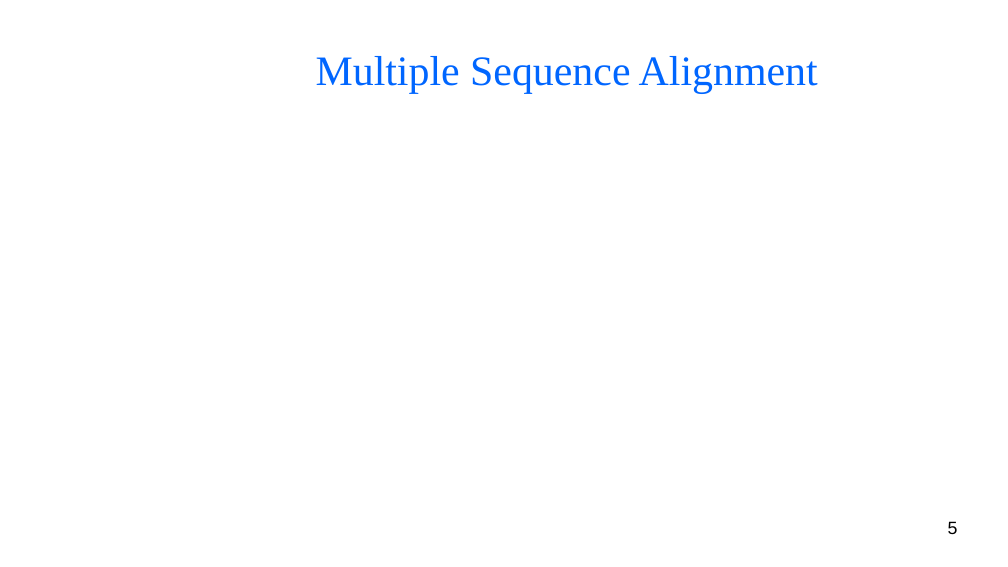
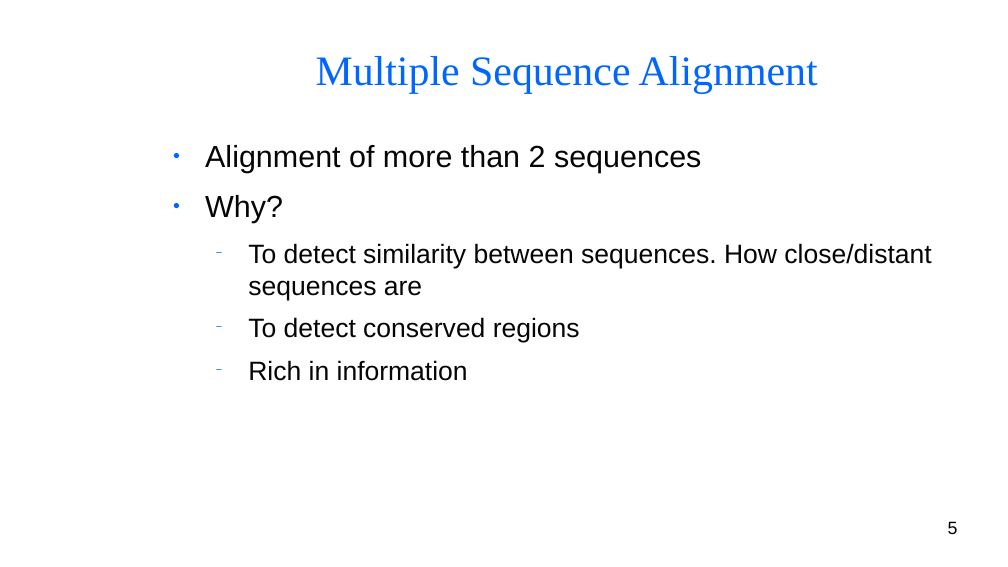
Before and after one commit to BryanAbuchery/Group_Project, a slide deck: slide 5 of Group_presentation.odp. Drawn at 1008x567 pixels with LibreOffice and Linux fonts; fonts in the diff are those of the drawing; background and template pictures are left out. Boxes give left, top, right and bottom in pixels: in the first picture for what was removed or moved away, otherwise in the second. Text is boxed around its words. In the diff, an @@ line names an element or a change of style, - is before the commit and + after.

```diff
--- a/Group_presentation.odp
+++ b/Group_presentation.odp
@@ text added at (x1=205, y1=145, x2=931, y2=381), 20.9 pt, text #050505 @@
+● Alignment of more than 2 sequences
+● Why?
+  − To detect similarity between sequences. How close/distant sequences are
+  − To detect conserved regions
+  − Rich in information
```
Also in this commit, not shown: 1 slide added.
